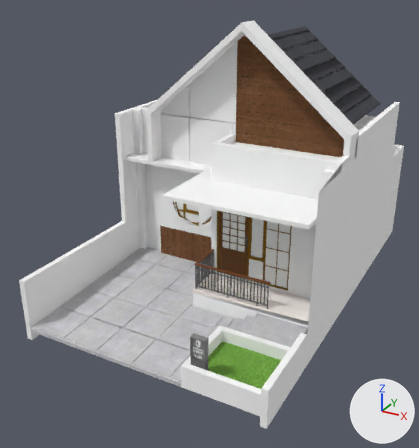
The glTF model kawa-living/3d/dollhouse/hiroi-yuri-42.glb as it was, and as the next commit left it.
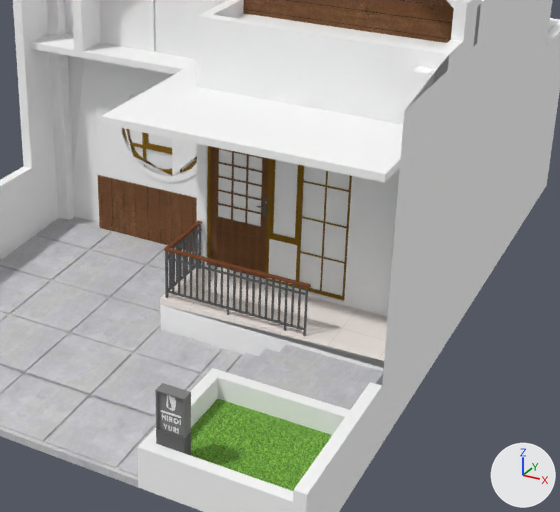
Each version appears first whole from a 50 mm lens placed at (6.61, -13.99, 8.46), pointed at (-0.48, -1.09, 2.01), and next in a close-up on the part from 26% to 95% of the width and 30% to 89% of the height. The axes (+X, +Y, +Z) are drawn at lower right. The lights are the same throughout. The first two pictures are the older version. Where no turn or scale is listed for an object, it has been applied to the vertices. Vertices at exactly the same position are counted once.

In view in the first close-up: 'Mesh1 G_0_1 Group2 Group1 Model', 'Mesh14 Group5 Model', 'Mesh15 Group7 Group6 Model', 'Mesh17 Group11 Group9 Group8 Group6 Model', 'Mesh2 Group2 Group1 Model', 'Mesh3 Group3 Group1 Model', 'Mesh30 Group22 Component_54_1 Group6 Model', 'Mesh37 Group31 Model', 'Mesh38 Group32 Model', 'Mesh41 Group36 Group35 Model', 'Mesh43 Group38 Group35 Model', 'Mesh45 Group40 Model' and 1 more.
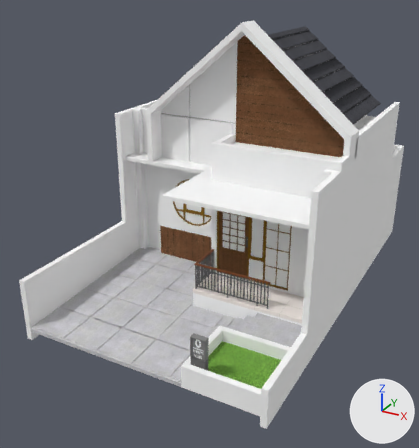
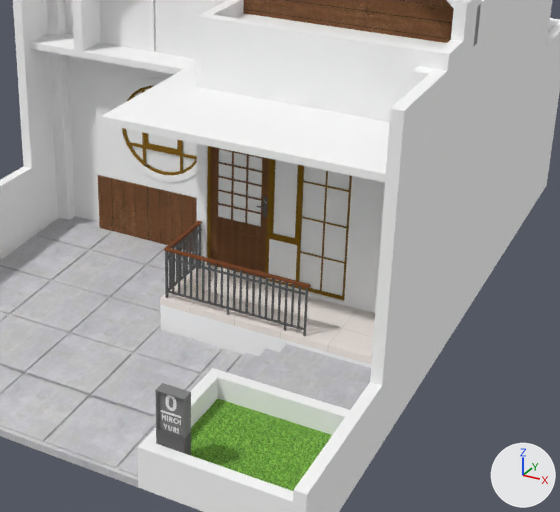
Where the newer file only moved an object's origin or applied its transform, the numbers keep the older frame.

What the commit changed:
me_mesh1_g_0_1_group2_group1_model is used by ob_mesh1_g_0_1_group2_group1_model.
me_mesh1_g_0_1_group2_group1_model had 4525 vertices, 6321 faces and spanned x -3.25..3.25, y -5.5..5.5, z -3.67..3.67.
me_mesh1_g_0_1_group2_group1_model now has 5879 vertices, 8720 faces and spans x -3.25..3.25, y -5.5..5.5, z -3.67..3.67.
me_mesh1_g_0_1_group2_group1_model part 1: 156 vertices moved within x -1.57..3.09, y -1.77..5.26, z -2.72..-1.28; 248 vertices removed from x -1.57..3.1, y -0.41..5.28, z -2.72..-1.29; 1456 vertices added at x -3.1..3.1, y -1.77..5.29, z -3.67..1.18.
me_mesh1_g_0_1_group2_group1_model part 2: 5 vertices moved within x 1.58..1.66, y -5.31, z -2.62..-2.5; 12 vertices removed from x 1.58..1.65, y -5.31, z -2.55..-2.22; 120 vertices added at x 1.45..1.66, y -5.31, z -2.67..-2.2.
me_mesh1_g_0_1_group2_group1_model part 3: 1 vertex added at x 3.1, y -3.33, z 0.68.
Other edits to the shape of me_mesh1_g_0_1_group2_group1_model do not show in these pictures.
me_mesh45_group40_model is used by ob_mesh45_group40_model.
me_mesh45_group40_model had 39 vertices, 41 faces and spanned x -3.1..3.1, y -4.09..4.09, z -1.75..1.75.
me_mesh45_group40_model now has 52 vertices, 54 faces and spans x -3.1..3.1, y -4.09..4.09, z -1.75..1.75.
Part 4, on me_mesh45_group40_model:
17 faces are deleted.
13 vertices are added at x -2.17..3.1, y -4.09..2.36, z -1.75..-1.6.
30 new faces join them.

Where the change shows, as pixel boxes (x1, y1, x2, y2) in the close-ups (560 x 512 px):
part 1 of me_mesh1_g_0_1_group2_group1_model, cut back (mostly hidden): after (122, 32, 187, 176)
part 2 of me_mesh1_g_0_1_group2_group1_model, reshaped: before (169, 395, 179, 430); after (162, 395, 179, 432)
part 3 of me_mesh1_g_0_1_group2_group1_model, added: after (370, 70, 434, 385)
part 4 of me_mesh45_group40_model, built on: before (160, 298, 379, 360); after (160, 298, 372, 364)
